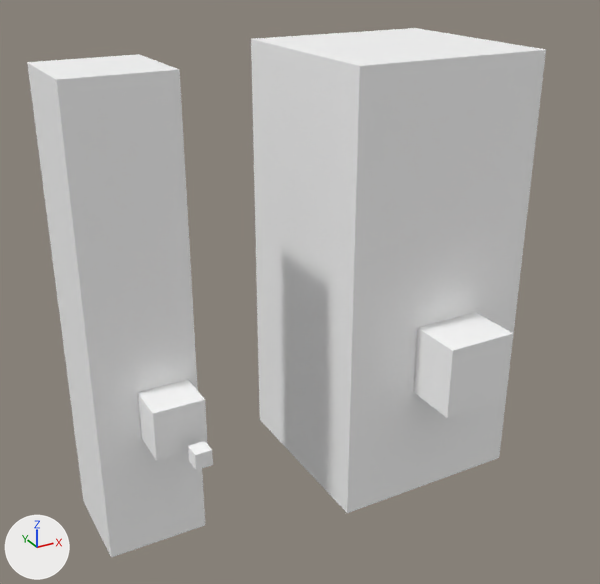
Two versions of the glTF model public/pillars.glb, one commit apart.
Rendered twice from a 50 mm camera at (-6.8, -3.62, 8.84) aimed at (0.7, 10.02, 2.02). Every picture has the same lights, and +X, +Y and +Z are marked at lower left. Vertices at the same position are counted once.

Names of what the first picture shows: 'Pillars'.
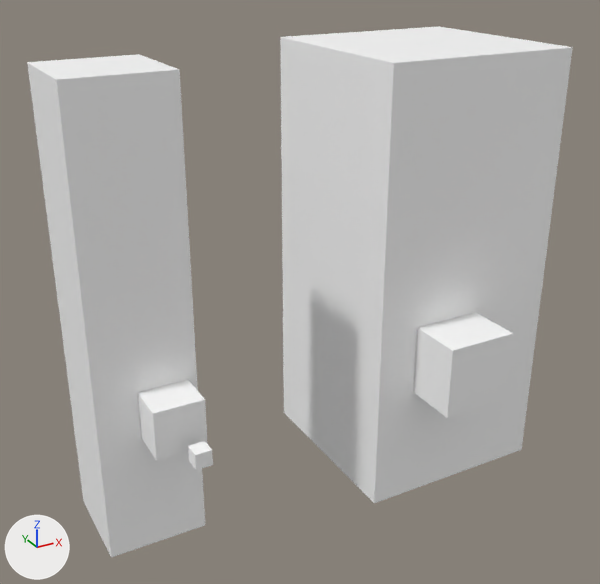
Patch to the scene script:
```diff
--- a/public/pillars.glb.py
+++ b/public/pillars.glb.py
@@ me_cube_006 @@
 me_cube_006.from_pydata(...)  # 3640 vertices, 7260 faces; spans x -3.84..5.11, y 7.26..12.56, z -2.5..6.72
 # used by ob_pillars; location = (0.0, 0.0, 0.0)
+# me_cube_006 part 1: the loose piece of 728 vertices spanning x 0.93..5.11, y 8.38..12.56, z -2.5..6.72 is moved by (0.68, 0.0, 0.0)
 me_cube_006.materials.append(mat_concrete19_002)
```

Boxes [x1, y1, x2, y2] around the edits, measured in the pictures (600 x 584 px; the box of a moved part takes in the faces that stretch with it):
'Pillars', reshaped: before [27, 28, 546, 557]; after [27, 26, 573, 557]
part 1 of me_cube_006, moved or reshaped: before [251, 28, 546, 513]; after [280, 26, 573, 503]
